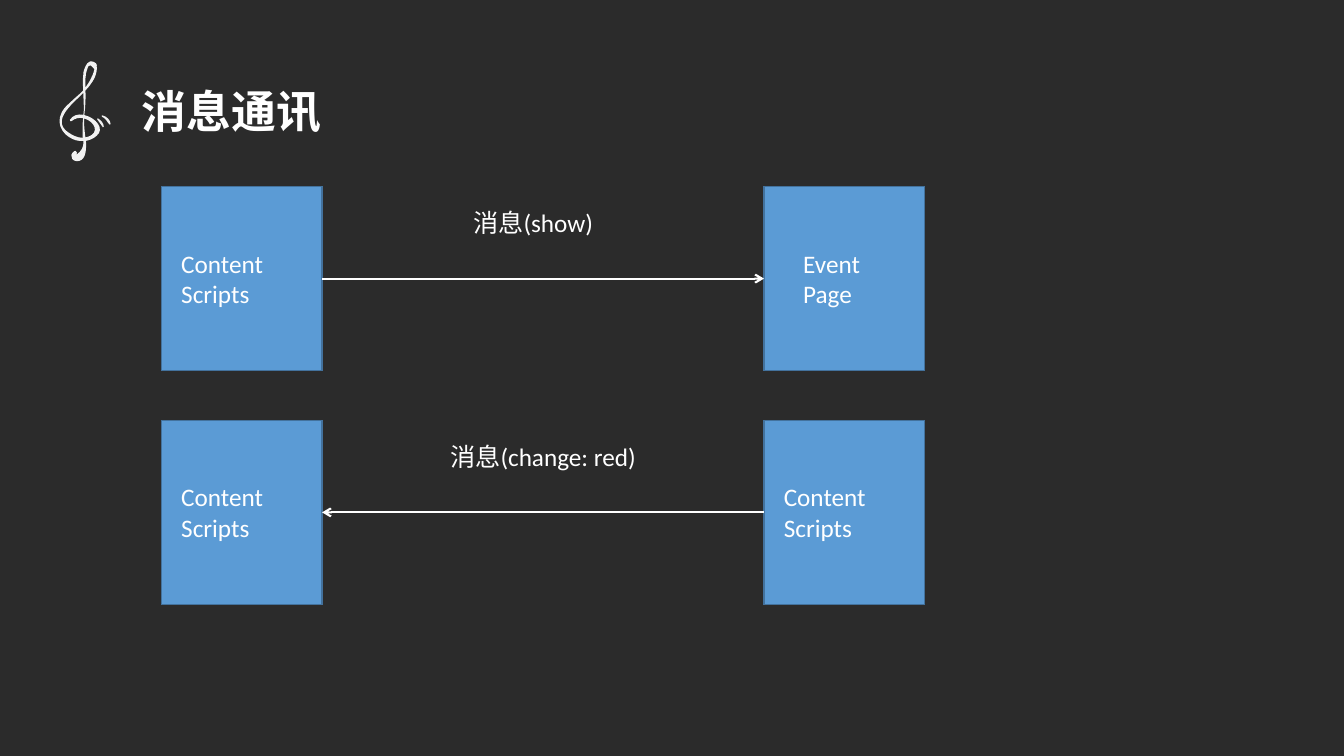
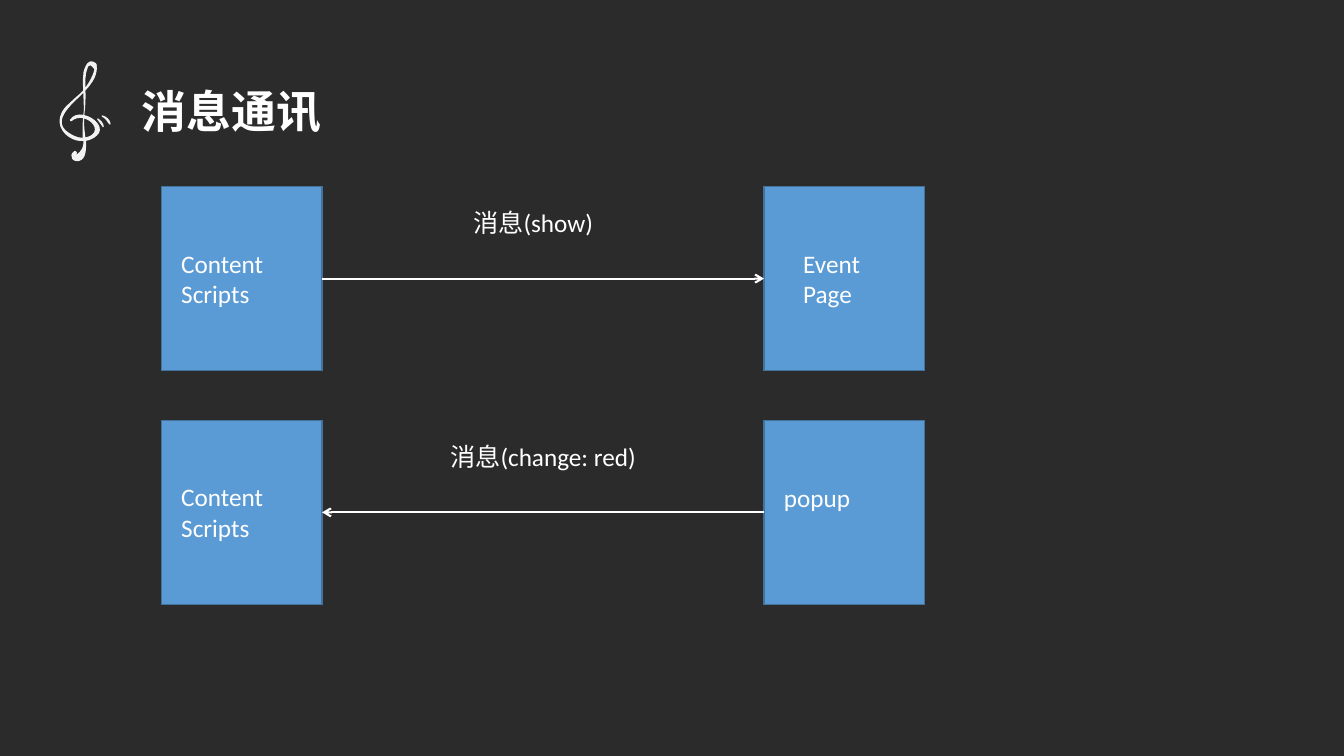
Before and after one commit to qq449245884/chromeTouir, a slide deck: slide 19 of ppt.pptx. Drawn at 1344x756 pixels with LibreOffice and Linux fonts; fonts in the diff are those of the drawing; background and template pictures are left out; a plain dark background stands for a picture behind light text. Boxes give left, top, right and bottom in pixels: in the first picture for what was removed or moved away, otherwise in the second. Text is boxed around its words. In the diff, an @@ line names an element or a change of style, - is before the commit and + after.

```diff
--- a/ppt.pptx
+++ b/ppt.pptx
@@ text at box(784, 495, 850, 511): text changed @@
-Content
-Scripts
+popup
```
